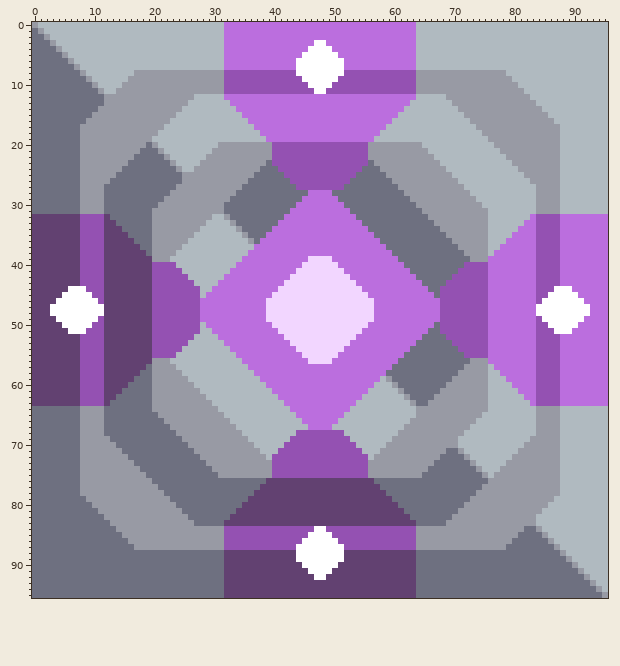
Two states of a sprite sheet, sprites/blocks/thaumium-generator.png. The first picture shows the starting point.
The file is 96x96 pixels.
After:
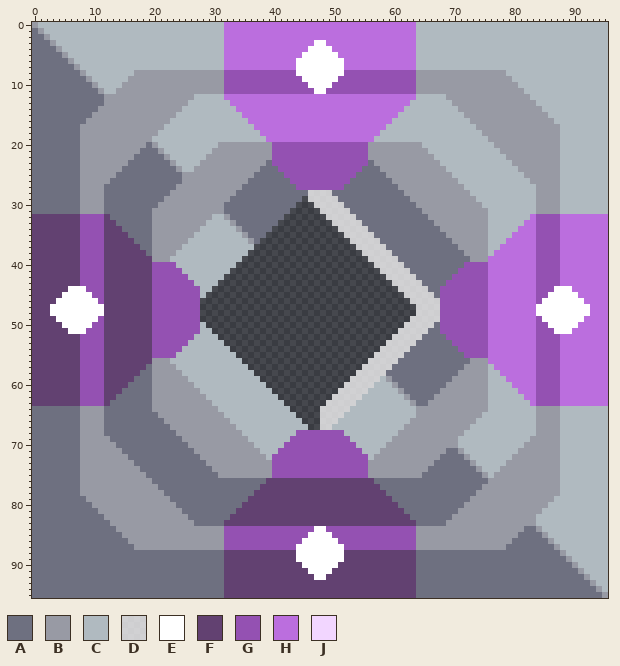
Palette (. is transparent): A #6e7080  B #989aa4  C #b0bac0  D #ffffffbf  E #ffffff  F #624171  G #9451b2  H #bb6ede  J #f2d6ff
Diff:
@@ x 26..69 @@
 27 BBBBBBBBBAAAAAAAAAGGGGGGGGAAAAAAAAABBBBBBBBB
-28 BBBBBBBBAAAAAAAAAAAAHHHHAAAAAAAAAAAABBBBBBBB
-29 BBBBBBBAAAAAAAAAAAAHHHHHHAAAAAAAAAAAABBBBBBB
-30 BBBBBBAAAAAAAAAAAAHHHHHHHHAAAAAAAAAAAABBBBBB
-31 BBBBBBAAAAAAAAAAAHHHHHHHHHHAAAAAAAAAAAABBBBB
-32 BBBBCCBAAAAAAAAAHHHHHHHHHHHHAAAAAAAAAAAABBBB
-33 BBBCCCCBAAAAAAAHHHHHHHHHHHHHHAAAAAAAAAAAABBB
-34 BBCCCCCCBAAAAAHHHHHHHHHHHHHHHHAAAAAAAAAAAABB
-35 BCCCCCCCCBAAAHHHHHHHHHHHHHHHHHHAAAAAAAAAAAAB
-36 CCCCCCCCCCBAHHHHHHHHHHHHHHHHHHHHAAAAAAAAAAAA
-37 CCCCCCCCCCCHHHHHHHHHHHHHHHHHHHHHHAAAAAAAAAAA
-38 CCCCCCCCCCHHHHHHHHHHHHHHHHHHHHHHHHAAAAAAAAAA
-39 CCCCCCCCCHHHHHHHHHHHJJJJHHHHHHHHHHHAAAAAAAAA
-40 CCCCCCCCHHHHHHHHHHHJJJJJJHHHHHHHHHHHAAAAAAAA
-41 CCCCCCCHHHHHHHHHHHJJJJJJJJHHHHHHHHHHHAAAAAAA
-42 CCCCCCHHHHHHHHHHHJJJJJJJJJJHHHHHHHHHHHAAAAAA
-43 GCCCCHHHHHHHHHHHJJJJJJJJJJJJHHHHHHHHHHHAAAAG
-44 GGCCHHHHHHHHHHHJJJJJJJJJJJJJJHHHHHHHHHHHAAGG
-45 GGCHHHHHHHHHHHJJJJJJJJJJJJJJJJHHHHHHHHHHHAGG
-46 GGHHHHHHHHHHHJJJJJJJJJJJJJJJJJJHHHHHHHHHHHGG
-47 GGHHHHHHHHHHHJJJJJJJJJJJJJJJJJJHHHHHHHHHHHGG
-48 GGHHHHHHHHHHHJJJJJJJJJJJJJJJJJJHHHHHHHHHHHGG
-49 GGHHHHHHHHHHHJJJJJJJJJJJJJJJJJJHHHHHHHHHHHGG
-50 GGCHHHHHHHHHHHJJJJJJJJJJJJJJJJHHHHHHHHHHHAGG
-51 GGCCHHHHHHHHHHHJJJJJJJJJJJJJJHHHHHHHHHHHAAGG
-52 GCCCCHHHHHHHHHHHJJJJJJJJJJJJHHHHHHHHHHHAAAAG
-53 CCCCCCHHHHHHHHHHHJJJJJJJJJJHHHHHHHHHHHAAAAAA
-54 CCCCCCCHHHHHHHHHHHJJJJJJJJHHHHHHHHHHHAAAAAAA
-55 CCCCCCCCHHHHHHHHHHHJJJJJJHHHHHHHHHHHAAAAAAAA
-56 CCCCCCCCCHHHHHHHHHHHJJJJHHHHHHHHHHHAAAAAAAAA
-57 CCCCCCCCCCHHHHHHHHHHHHHHHHHHHHHHHHAAAAAAAAAA
-58 CCCCCCCCCCCHHHHHHHHHHHHHHHHHHHHHHAAAAAAAAAAA
-59 CCCCCCCCCCCCHHHHHHHHHHHHHHHHHHHHCBAAAAAAAAAA
-60 BCCCCCCCCCCCCHHHHHHHHHHHHHHHHHHCCCBAAAAAAAAB
-61 BBCCCCCCCCCCCCHHHHHHHHHHHHHHHHCCCCCBAAAAAABB
-62 BBBCCCCCCCCCCCCHHHHHHHHHHHHHHCCCCCCCBAAAABBB
-63 BBBBCCCCCCCCCCCCHHHHHHHHHHHHCCCCCCCCCBAABBBB
-64 BBBBBCCCCCCCCCCCCHHHHHHHHHHCCCCCCCCCCCBBBBBB
-65 BBBBBBCCCCCCCCCCCCHHHHHHHHCCCCCCCCCCCCBBBBBB
-66 BBBBBBBCCCCCCCCCCCCHHHHHHCCCCCCCCCCCCBBBBBBB
-67 BBBBBBBBCCCCCCCCCCCCHHHHCCCCCCCCCCCCBBBBBBBB
+28 BBBBBBBBAAAAAAAAAAAADDDDAAAAAAAAAAAABBBBBBBB
+29 BBBBBBBAAAAAAAAAAAA.DDDDDAAAAAAAAAAAABBBBBBB
+30 BBBBBBAAAAAAAAAAAA...DDDDDAAAAAAAAAAAABBBBBB
+31 BBBBBBAAAAAAAAAAA.....DDDDDAAAAAAAAAAAABBBBB
+32 BBBBCCBAAAAAAAAA.......DDDDDAAAAAAAAAAAABBBB
+33 BBBCCCCBAAAAAAA.........DDDDDAAAAAAAAAAAABBB
+34 BBCCCCCCBAAAAA...........DDDDDAAAAAAAAAAAABB
+35 BCCCCCCCCBAAA.............DDDDDAAAAAAAAAAAAB
+36 CCCCCCCCCCBA...............DDDDDAAAAAAAAAAAA
+37 CCCCCCCCCCC.................DDDDDAAAAAAAAAAA
+38 CCCCCCCCCC...................DDDDDAAAAAAAAAA
+39 CCCCCCCCC.....................DDDDDAAAAAAAAA
+40 CCCCCCCC.......................DDDDDAAAAAAAA
+41 CCCCCCC.........................DDDDDAAAAAAA
+42 CCCCCC...........................DDDDDAAAAAA
+43 GCCCC.............................DDDDDAAAAG
+44 GGCC...............................DDDDDAAGG
+45 GGC.................................DDDDDAGG
+46 GG...................................DDDDDGG
+47 GG....................................DDDDGG
+48 GG....................................DDDDGG
+49 GG...................................DDDDDGG
+50 GGC.................................DDDDDAGG
+51 GGCC...............................DDDDDAAGG
+52 GCCCC.............................DDDDDAAAAG
+53 CCCCCC...........................DDDDDAAAAAA
+54 CCCCCCC.........................DDDDDAAAAAAA
+55 CCCCCCCC.......................DDDDDAAAAAAAA
+56 CCCCCCCCC.....................DDDDDAAAAAAAAA
+57 CCCCCCCCCC...................DDDDDAAAAAAAAAA
+58 CCCCCCCCCCC.................DDDDDAAAAAAAAAAA
+59 CCCCCCCCCCCC...............DDDDDCBAAAAAAAAAA
+60 BCCCCCCCCCCCC.............DDDDDCCCBAAAAAAAAB
+61 BBCCCCCCCCCCCC...........DDDDDCCCCCBAAAAAABB
+62 BBBCCCCCCCCCCCC.........DDDDDCCCCCCCBAAAABBB
+63 BBBBCCCCCCCCCCCC.......DDDDDCCCCCCCCCBAABBBB
+64 BBBBBCCCCCCCCCCCC.....DDDDDCCCCCCCCCCCBBBBBB
+65 BBBBBBCCCCCCCCCCCC....DDDDCCCCCCCCCCCCBBBBBB
+66 BBBBBBBCCCCCCCCCCCC...DDDCCCCCCCCCCCCBBBBBBB
+67 BBBBBBBBCCCCCCCCCCCC..DDCCCCCCCCCCCCBBBBBBBB
 68 BBBBBBBBBCCCCCCCCCGGGGGGGGCCCCCCCCCBBBBBBBBB
Boxes around the changes in both pictures, in picture pixels (x1, y1, x2, y2):
changed: (200, 190, 440, 430)
